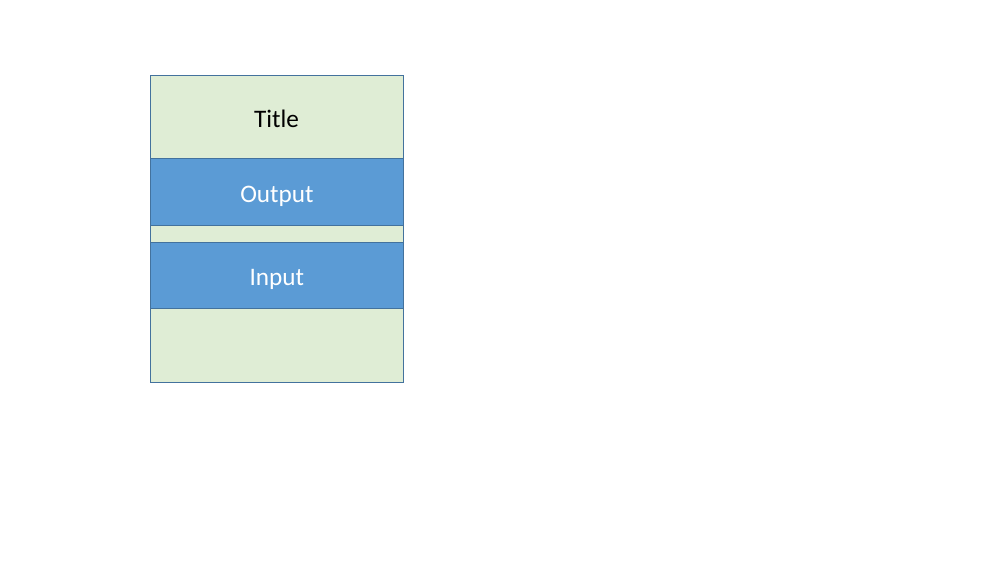
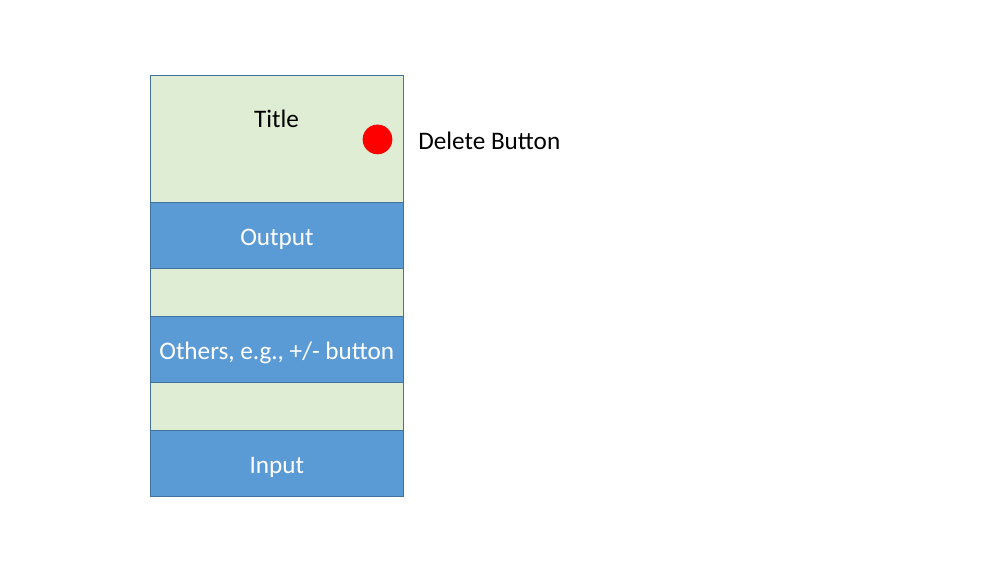
Before and after one commit to zhaozj89/Live-Emoji, a slide deck: slide 3 of doc/diagram.pptx. Drawn at 1008x567 pixels with LibreOffice and Linux fonts; fonts in the diff are those of the drawing. Boxes give left, top, right and bottom in pixels: in the first picture for what was removed or moved away, otherwise in the second. Text is boxed around its words. In the diff, an @@ line names an element or a change of style, - is before the commit and + after.

```diff
--- a/doc/diagram.pptx
+++ b/doc/diagram.pptx
@@ rectangle: place and size @@
-rectangle at <box>150,76,404,383</box>
+rectangle at <box>150,76,404,497</box>
@@ ellipse added at <box>363,125,392,154</box>, fill #FF0000 @@
@@ text added at <box>418,131,560,149</box>, 24 pt, text #000000 @@
+Delete Button
@@ rectangle "Output": place and size @@
-rectangle "Output" at <box>150,159,404,225</box>
+rectangle "Output" at <box>150,202,404,268</box>
@@ rectangle added at <box>150,316,404,383</box>, fill #5B9BD5, outline #43739E 1 pt, 24 pt, text #FFFFFF @@
+Others, e.g., +/- button
@@ rectangle "Input": place and size @@
-rectangle "Input" at <box>150,242,404,309</box>
+rectangle "Input" at <box>150,430,404,497</box>
```
Also in this commit, not shown: 29 other files.
